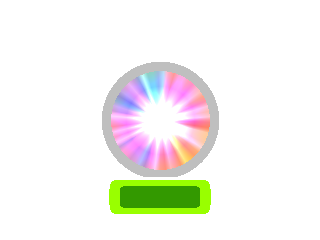
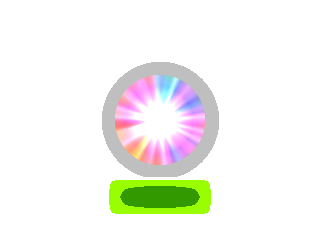
Comparing the layer stacks of the two 320 x 240 images. Changes:
painted on "volume_bg.png copy" over [111, 71, 210, 214]
